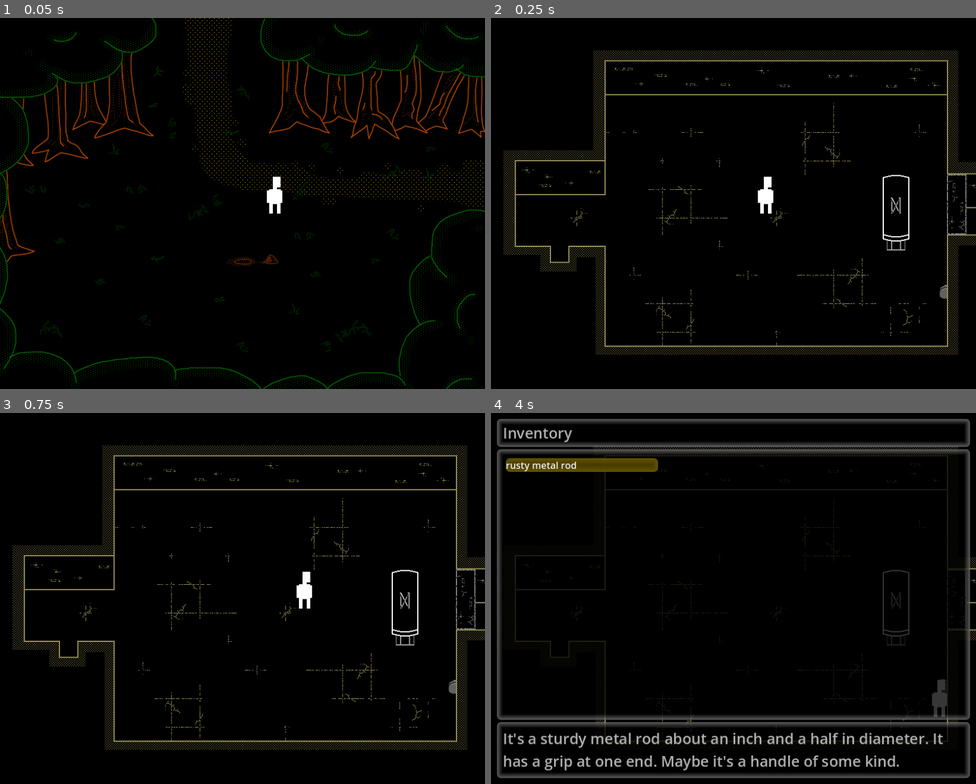
Above: before the commit, frames 1-4 (two rows, left to right).
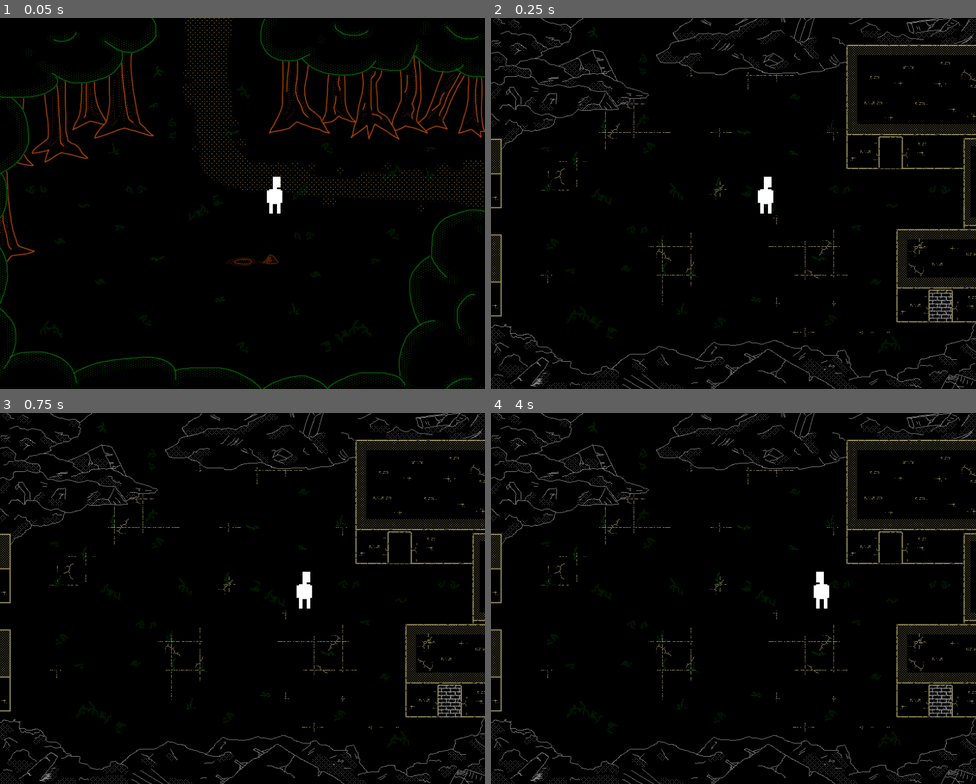
Above: after the commit, the same moments.

Repository: jschnurer/isle-of-lost-souls-godot
Game: Godot game, scene res://src/scenes/world.tscn
Two runs of this game, one before a commit and one after it. Both use one fixed random seed, a clock stepped at 60 frames per second and the inputs below.
Inputs:
- Up to frame 1 (0.05 s): no input
- Up to frame 2 (0.25 s): no input
- Up to frame 3 (0.75 s): tap Enter (ui_accept) at 0.5 s; hold Right (ui_right) from 0.53 s (still down)
- Up to frame 4 (4 s): tap Enter (ui_accept) at 0.77, 1.52, 2.75, 3.02, 3.77 s; release Right (ui_right) at 1.28 s; hold Down (ui_down) 1.28-2.03 s; hold Right (ui_right) 2.03-2.78 s; hold Up (ui_up) 2.78-3.53 s; hold Left (ui_left) from 3.53 s (still down)

Frame 1 is identical in both runs. In frame 2, 12% of the frame differs, in the area x 0-100%, y 0-100%; in frame 3, 12%; in frame 4, 18%.

Commit message:
added ruined square south (in prog)

Diff:
--- a/src/debug.gd
+++ b/src/debug.gd
@@ -5,10 +5,11 @@
 
 func _ready():
 	Inventory.add_item(Enums.ItemSlugs.RUINS_ROD)
+	Inventory.add_item(Enums.ItemSlugs.SLEDGE)
 
 	await Utility.wait(.1)
 
 	var tele_args = TeleportArgs.new()
-	tele_args.to_scene = Enums.Scenes.RUINS_HALL
+	tele_args.to_scene = Enums.Scenes.RUINS_SQUARE_SOUTH
 	tele_args.to_location = Vector2(462, 328)
 	SignalBus.transfer_player_to_scene.emit(tele_args)
--- a/src/enums/enums.gd
+++ b/src/enums/enums.gd
@@ -15,6 +15,7 @@
 	TOOK_RIVER_ROD,
 	ROD_IN_DEVICE,
 	RUIN_HALL_DOOR_OPEN,
+	RUINED_HOUSE_OPEN,
 }
 
 enum EngineEvents {
@@ -259,7 +260,7 @@
 	Scenes.RUINS_HALL: "res://src/scenes/ruins/ruined_hall/ruined_hall.tscn",
 	Scenes.RUINS_HOUSE: "res://src/scenes/ruins/",
 	Scenes.RUINS_SQUARE_NORTH: "res://src/scenes/ruins/",
-	Scenes.RUINS_SQUARE_SOUTH: "res://src/scenes/ruins/",
+	Scenes.RUINS_SQUARE_SOUTH: "res://src/scenes/ruins/square_south/SquareSouth.tscn",
 	Scenes.RUINS_TEMPLE: "res://src/scenes/ruins/",
 
 	Scenes.SWAMP_BUBBLING_MUCK: "res://src/scenes/swamp/",
--- a/src/scenes/ruins/ruined_hall/ruined_hall.tscn
+++ b/src/scenes/ruins/ruined_hall/ruined_hall.tscn
@@ -16,6 +16,9 @@
 
 [sub_resource type="RectangleShape2D" id="RectangleShape2D_gijkd"]
 size = Vector2(40, 20)
+
+[sub_resource type="RectangleShape2D" id="RectangleShape2D_tjagk"]
+size = Vector2(20, 200)
 
 [sub_resource type="RectangleShape2D" id="RectangleShape2D_xw81n"]
 size = Vector2(45, 127)
@@ -46,6 +49,14 @@
 scene_name_valid = true
 event_area = SubResource("RectangleShape2D_gijkd")
 to_location = Vector2(648, 304)
+
+[node name="ToSquareSouth" parent="." instance=ExtResource("4_h4adm")]
+position = Vector2(806, 345)
+to_scene = "RUINS_SQUARE_SOUTH"
+scene_name_valid = true
+event_area = SubResource("RectangleShape2D_tjagk")
+to_east = true
+preserve_y = true
 
 [node name="Altar" type="Node2D" parent="."]
 position = Vector2(682, 317)
--- /dev/null
+++ b/src/scenes/ruins/square_south/SquareSouth.tscn
@@ -0,0 +1,74 @@
+[gd_scene load_steps=13 format=3 uid="uid://cg6ouj17dub12"]
+
+[ext_resource type="PackedScene" uid="uid://bvkkaqn8jtrg4" path="res://src/scenes/SceneBG.tscn" id="1_5r61t"]
+[ext_resource type="Texture2D" uid="uid://cauqdan3il45h" path="res://art/backgrounds/ruins/Ruined Square.png" id="2_150u5"]
+[ext_resource type="Texture2D" uid="uid://s61f1nl0cbch" path="res://art/backgrounds/ruins/Ruined Square Collision.png" id="3_2jk2n"]
+[ext_resource type="Script" path="res://src/scenes/ruins/square_south/interactables/rubble.gd" id="4_4mvjw"]
+[ext_resource type="PackedScene" uid="uid://3htidhrfkm8j" path="res://src/events/teleporter/Teleporter.tscn" id="4_5qa8m"]
+[ext_resource type="PackedScene" uid="uid://jq86y8xhq3cm" path="res://src/events/game_event/game_event.tscn" id="4_ywec3"]
+[ext_resource type="Texture2D" uid="uid://bx0lkhuknrkwa" path="res://art/actors/new_wall.png" id="7_gowhm"]
+[ext_resource type="Script" path="res://src/scenes/ruins/square_south/interactables/wall.gd" id="7_p4hu1"]
+[ext_resource type="AudioStream" uid="uid://cggssi7v2kj6q" path="res://audio/effects/punch-a-rock-161647.ogg" id="8_nm6g1"]
+
+[sub_resource type="RectangleShape2D" id="RectangleShape2D_rgtd6"]
+size = Vector2(20, 200)
+
+[sub_resource type="RectangleShape2D" id="RectangleShape2D_48tri"]
+size = Vector2(37, 53)
+
+[sub_resource type="RectangleShape2D" id="RectangleShape2D_5anod"]
+size = Vector2(37, 53)
+
+[node name="RuinedSquareSouth" type="Node2D"]
+
+[node name="SceneBG" parent="." instance=ExtResource("1_5r61t")]
+texture = ExtResource("2_150u5")
+bg_images = Array[Texture2D]([ExtResource("2_150u5")])
+collision_image = ExtResource("3_2jk2n")
+metadata/_edit_lock_ = true
+
+[node name="ToHall" parent="." instance=ExtResource("4_5qa8m")]
+position = Vector2(1, 342)
+to_scene = "RUINS_HALL"
+scene_name_valid = true
+event_area = SubResource("RectangleShape2D_rgtd6")
+to_west = true
+preserve_y = true
+
+[node name="Rubble" type="Node2D" parent="."]
+script = ExtResource("4_4mvjw")
+
+[node name="GameEvent" parent="Rubble" instance=ExtResource("4_ywec3")]
+visible = false
+
+[node name="CollisionPolygon2D" type="CollisionPolygon2D" parent="Rubble/GameEvent"]
+polygon = PackedVector2Array(0, 2, 156, 1, 134, 17, 132, 39, 87, 57, 97, 75, 114, 79, 171, 53, 189, 57, 213, 104, 266, 129, 258, 136, 211, 154, 146, 156, 108, 172, 100, 184, 76, 191, 52, 190, 19, 222, 17, 203, 2, 203)
+
+[node name="CollisionPolygon2D2" type="CollisionPolygon2D" parent="Rubble/GameEvent"]
+polygon = PackedVector2Array(340, 0, 307, 23, 301, 44, 278, 60, 286, 76, 317, 77, 345, 93, 388, 96, 397, 96, 411, 86, 443, 86, 463, 94, 525, 96, 585, 83, 598, 76, 598, 46, 816, 46, 817, 0)
+
+[node name="CollisionPolygon2D3" type="CollisionPolygon2D" parent="Rubble/GameEvent"]
+polygon = PackedVector2Array(2, 519, 27, 516, 40, 530, 67, 532, 81, 552, 97, 553, 117, 574, 137, 579, 154, 596, 176, 595, 186, 586, 235, 566, 282, 553, 315, 559, 348, 573, 371, 547, 482, 542, 534, 553, 572, 564, 594, 558, 617, 601, 664, 592, 683, 606, 683, 598, 723, 574, 760, 563, 766, 550, 802, 540, 815, 511, 815, 625, 0, 624)
+
+[node name="Wall" type="Node2D" parent="."]
+position = Vector2(756.5, 485)
+script = ExtResource("7_p4hu1")
+break_sound = ExtResource("8_nm6g1")
+
+[node name="Sprite2D" type="Sprite2D" parent="Wall"]
+texture = ExtResource("7_gowhm")
+metadata/_edit_lock_ = true
+
+[node name="GameEvent" parent="Wall" instance=ExtResource("4_ywec3")]
+
+[node name="CollisionShape2D" parent="Wall/GameEvent" index="0"]
+position = Vector2(0, 0.5)
+shape = SubResource("RectangleShape2D_48tri")
+
+[node name="StaticBody2D" type="StaticBody2D" parent="Wall"]
+
+[node name="CollisionShape2D" type="CollisionShape2D" parent="Wall/StaticBody2D"]
+position = Vector2(0, 0.5)
+shape = SubResource("RectangleShape2D_5anod")
+
+[editable path="Wall/GameEvent"]
--- /dev/null
+++ b/src/scenes/ruins/square_south/interactables/rubble.gd
@@ -0,0 +1,4 @@
+extends "res://src/events/game_event/base_event.gd"
+
+func investigate():
+	Utility.show_message(GameScript.get_entry("Ruins.Square_South.Rubble_Look"))
--- /dev/null
+++ b/src/scenes/ruins/square_south/interactables/wall.gd
@@ -0,0 +1,29 @@
+extends BaseEvent
+
+@onready var sprite = $Sprite2D
+@export var break_sound: AudioStream
+
+func _ready():
+	if (GameVars.get_var(Enums.Vars.RUINED_HOUSE_OPEN)):
+		queue_free()
+	else:
+		super._ready()
+
+func investigate():
+	Utility.show_message(GameScript.get_entry("Ruins.Square_South.Wall_Look"))
+
+func use_item(item: Item):
+	if (item.slug == Enums.ItemSlugs.SLEDGE):
+		var sfx_args = PlaySfxArgs.new()
+		sfx_args.stream = break_sound
+		SignalBus.play_sfx.emit(sfx_args)
+
+		sprite.visible = false
+
+		GameVars.set_var(Enums.Vars.RUINED_HOUSE_OPEN, true)
+
+		await Utility.show_message(GameScript.get_entry("Ruins.Square_South.Wall_Destroy"))
+
+		queue_free()
+	else:
+		super.use_item(item)
--- a/src/singletons/sfx_player/sfx_emitter/SFXEmitter.tscn
+++ b/src/singletons/sfx_player/sfx_emitter/SFXEmitter.tscn
@@ -3,6 +3,7 @@
 [ext_resource type="Script" path="res://src/singletons/sfx_player/sfx_emitter/sfx_emitter.gd" id="1_fmbgd"]
 
 [node name="SfxEmitter" type="AudioStreamPlayer2D"]
+process_mode = 3
 script = ExtResource("1_fmbgd")
 
 [connection signal="finished" from="." to="." method="_on_finished"]
--- a/src/text/game_script.json
+++ b/src/text/game_script.json
@@ -71,6 +71,11 @@
 	  "Device_Door_Opens": "You grip the rusty metal rod and push the lever upward with all your might and it clunks into the place. A moment later there is a grinding sound as the large stone door to the east slides down into the floor, unsealing the passage.",
 	  "Device_Door_Closes": "You grip the rusty metal rod and push the lever upward with all your might and it clunks into the place. A moment later there is a grinding sound as the large stone door to the east slides up, out of the floor, unsealing the passage.",
 	  "Device_Take_Rod": "You pull the metal rod out of the device and take it."
+	},
+	"Square_South": {
+	  "Rubble_Look": "Stone and concrete rubble fills the area.",
+	  "Wall_Look": "This building is sealed shut by a much newer brick wall. It's covered in fractures and looks pretty weak. You'll have to deal with that first if you want to go inside.",
+	  "Wall_Destroy": "You take the sledgehammer in hand and swing with all your might. You shatter a brick in the center of the wall, bowing the entire wall inward slightly. After another few strong strikes, the wall gives out and collapses into a heap of bricks. The way is open."
 	}
   },
   "Game_Overs": {
--- a/src/text/items.json
+++ b/src/text/items.json
@@ -18,5 +18,10 @@
 		"slug": "RUINS_ROD",
 		"name": "rusty metal rod",
 		"description": "It's a sturdy metal rod about an inch and a half in diameter. It has a grip at one end. Maybe it's a handle of some kind."
+	},
+	{
+		"slug": "SLEDGE",
+		"name": "sledgehammer",
+		"description": "It's heavy! You bet it could do a lot of damage. Loudly."
 	}
 ]
Binary file added: art/actors/new_wall.png
Not shown, added: art/actors/new_wall.png.import
Binary file added: art/backgrounds/ruins/Ruined Square Collision.png
Not shown, added: art/backgrounds/ruins/Ruined Square Collision.png.import
Binary file added: art/backgrounds/ruins/Ruined Square.png
Not shown, added: art/backgrounds/ruins/Ruined Square.png.import
Not shown, changed: attributions.txt
Not shown, added: audio/effects/punch-a-rock-161647.ogg.import
Not shown: 1 places in src/scenes/ruins/ruined_hall/ruined_hall.tscn that only renumber resources
Not shown, added: art/backgrounds/ruins/Ruined Square.pdn
Not shown, added: audio/effects/punch-a-rock-161647.ogg
